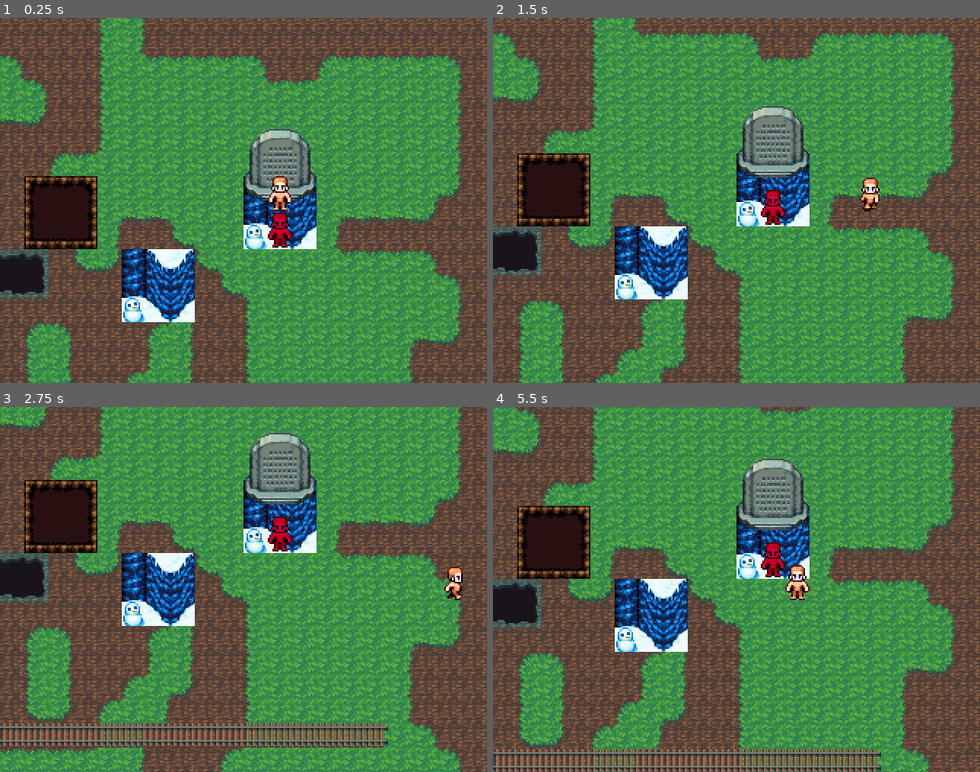
Above: before the commit, frames 1-4 (two rows, left to right).
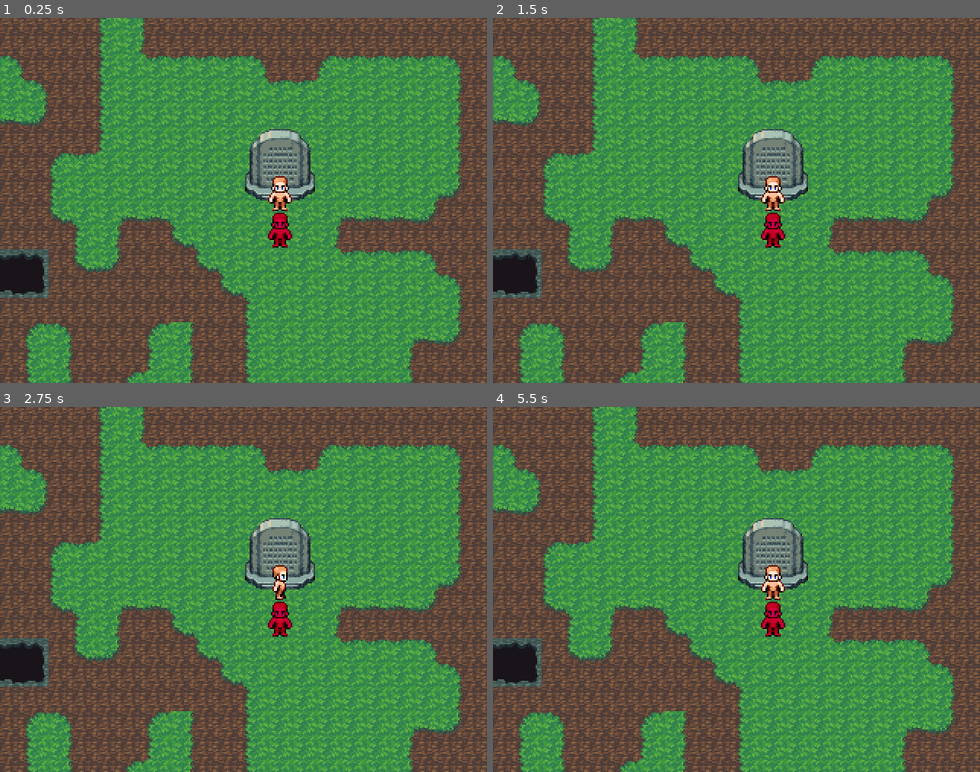
Above: after the commit, the same moments.

Repository: KhuramC/Tiger-Hacks-2025
Game: Godot game, scene res://Scenes/Maps/galaxy.tscn
Two runs of this game, one before a commit and one after it. Both use one fixed random seed, a clock stepped at 60 frames per second and the inputs below.
Inputs:
- Up to frame 1 (0.25 s): no input
- Up to frame 2 (1.5 s): tap Enter at 0.5 s; hold Right (ui_right) 0.53-1.28 s; tap Z (ui_accept) at 0.77 s; hold Down (ui_down) from 1.28 s (still down)
- Up to frame 3 (2.75 s): tap Z (ui_accept) at 1.52 s; release Down (ui_down) at 2.03 s; hold Right (ui_right) from 2.03 s (still down)
- Up to frame 4 (5.5 s): release Right (ui_right) at 2.78 s; hold Up (ui_up) 2.78-3.53 s; tap Z (ui_accept) at 3.02, 3.77, 4.52 s; hold Left (ui_left) 3.53-5.03 s; hold Down (ui_down) from 5.03 s (still down)

The runs differ from the first frame. In frame 1, 7.6% of the frame differs, in the area x 5-65%, y 43-84%; in frame 2, 50%; in frame 3, 66%, in the area x 0-100%, y 0-100%; in frame 4, 63%.
Error after the commit: Parse Error: Could not preload resource file "res://Scenes/Pawns/entrance.tscn". (res://Scripts/Grid/grid_manager.gd:8)

Commit message:
ensure one hq and one bar exist. Other are random.

Diff:
--- a/Scenes/Pawns/entrance.tscn
+++ b/Scenes/Pawns/entrance.tscn
@@ -9,4 +9,4 @@
 [node name="Sprite2D" type="Sprite2D" parent="."]
 texture = ExtResource("2_ktwmr")
 region_enabled = true
-region_rect = Rect2(143.84372, 143.61472, 48.1929, 47.807358)
+region_rect = Rect2(143, 143, 3*TILE_SIZE, 3*TILE_SIZE)
--- a/Scripts/Grid/grid_manager.gd
+++ b/Scripts/Grid/grid_manager.gd
@@ -1,35 +1,147 @@
 extends Node2D
 
-enum { EMPTY = -1, ACTOR, OBSTACLE, EVENT, ENTRANCE }
+enum {EMPTY = -1, ACTOR, OBSTACLE, EVENT, ENTRANCE}
 
 var actor_grid: TileMapLayer = ActorGrid.new(self)
 var event_grid: TileMapLayer = EventGrid.new(self)
 
 const ENTRANCE_SCENE: PackedScene = preload("res://Scenes/Pawns/entrance.tscn")
-const NUM_ENTRANCES: int = 5
+const NUM_ENTRANCES: int = 12
+const UNIQUE_LOCATIONS: Array = [Globals.LOCATION_TYPES.HEADQUARTERS, Globals.LOCATION_TYPES.SPACE_BAR]
+const REUSABLE_LOCATIONS: Array = [Globals.LOCATION_TYPES.GAS_GIANT, Globals.LOCATION_TYPES.HOT_PLANET, Globals.LOCATION_TYPES.SATURN_LIKE]
 
 func _ready() -> void:
 	_initialize_grids()
 	await actor_grid.ready
 	_generate_entrances()
 
-func _generate_entrances() -> void:
-	var used_rect: Rect2i = actor_grid.get_used_rect()
-	var possible_positions: Array[Vector2i] = []
+func _generate_location_types(num_entrances: int = NUM_ENTRANCES) -> Array:
+	var location_types = UNIQUE_LOCATIONS.duplicate()
+
+	# make rest of entrances a random reusable location
+	# assumes we have at least enough entrances for unique locations
+	for i in range(num_entrances - UNIQUE_LOCATIONS.size()):
+		location_types.append(REUSABLE_LOCATIONS[randi() % REUSABLE_LOCATIONS.size()])
+
+	return location_types
+
+func get_empty_cells(used_rect: Rect2i) -> Dictionary:
+	var empty_cells: Dictionary = {}
 	for x in range(used_rect.position.x, used_rect.end.x):
 		for y in range(used_rect.position.y, used_rect.end.y):
-			possible_positions.append(Vector2i(x, y))
-	possible_positions.shuffle()
+			var pos = Vector2i(x, y)
+			if actor_grid.get_cell_source_id(pos) == EMPTY:
+				empty_cells[pos] = true
+	return empty_cells
 
-	for i in range(min(NUM_ENTRANCES, possible_positions.size())):
-		var grid_pos: Vector2i = possible_positions[i]
-		var location_type: Globals.LOCATION_TYPES = Globals.LOCATION_TYPES.values()[randi() % Globals.LOCATION_TYPES.size()]
+func _get_possible_locations_in_quadrant(empty_cells: Dictionary, quadrants: Array[Rect2i]) -> Dictionary:
+	var possible_locations_by_quadrant: Dictionary = {0: [], 1: [], 2: [], 3: []}
+	for i in range(quadrants.size()):
+		var quadrant: Rect2i = quadrants[i]
+		if quadrant.size.x < 3 or quadrant.size.y < 3:
+			# print("Quadrant %d is too small, skipping." % i)
+			continue
 
+		print("Finding locations for Quadrant %d: %s" % [i, quadrant])
+		# Iterate through possible center positions of a 3x3 square
+		for x in range(quadrant.position.x + 1, quadrant.end.x - 1):
+			for y in range(quadrant.position.y + 1, quadrant.end.y - 1):
+				var potential_pos: Vector2i = Vector2i(x, y)
+				var is_valid_area: bool = true
+				var invalid_cell: Vector2i
+				# Check 3x3 area around potential_pos
+				for dx in range(-1, 2):
+					for dy in range(-1, 2):
+						var cell: Vector2i = potential_pos + Vector2i(dx, dy)
+						var is_empty = empty_cells.has(cell)
+						#print("    - Checking cell %s for potential_pos %s. Is empty: %s" % [cell, potential_pos, is_empty])
+						if not is_empty:
+							is_valid_area = false
+							invalid_cell = cell
+							break
+					if not is_valid_area:
+						break
+
+				if is_valid_area:
+					possible_locations_by_quadrant[i].append(potential_pos)
+				#else:
+					#print("  - Potential pos %s is invalid. Conflict at %s" % [potential_pos, invalid_cell])
+
+		# print("Found %d possible locations in Quadrant %d" % [possible_locations_by_quadrant[i].size(), i])
+	return possible_locations_by_quadrant
+
+func place_entrances(possible_locations_by_quadrant: Dictionary, num_entrances: int = NUM_ENTRANCES) -> void:
+	var entrances_placed: int = 0
+	var location_types = _generate_location_types(num_entrances)
+	for i in range(num_entrances):
+		var quadrant_index: int = i % 4
+
+		# If the preferred quadrant is out of spots, find another one
+		if possible_locations_by_quadrant[quadrant_index].is_empty():
+			var found_alternative: bool = false
+			for j in range(len(possible_locations_by_quadrant)):
+				if not possible_locations_by_quadrant[j].is_empty():
+					quadrant_index = j
+					found_alternative = true
+					break
+			if not found_alternative:
+				print("No more locations available in any quadrant. Stopping.")
+				break # No more locations available in any quadrant
+
+		var locations_in_quadrant: Array = possible_locations_by_quadrant[quadrant_index]
+		var random_index: int = randi() % locations_in_quadrant.size()
+		var grid_pos: Vector2i = locations_in_quadrant[random_index]
+
+		# Instantiate and place the entrance
 		var entrance: Node2D = ENTRANCE_SCENE.instantiate()
-		entrance.location_type = location_type
+		entrance.location_type = location_types[i]
 		entrance.position = actor_grid.map_to_local(grid_pos)
 		entrance.z_index = -1
 		add_child(entrance)
+		entrances_placed += 1
+		print("Placed entrance %d at %s in quadrant %d" % [entrances_placed, grid_pos, quadrant_index])
+
+
+		# Remove the chosen location and any now-invalid (overlapping) locations from all quadrants
+		var occupied_center: Vector2i = grid_pos
+		for q_idx in range(4):
+			var locations: Array = possible_locations_by_quadrant[q_idx]
+			var new_locations: Array = []
+			for loc in locations:
+				# Check if the 3x3 area of 'loc' would overlap with the 3x3 area of 'occupied_center'
+				if abs(loc.x - occupied_center.x) > 2 or abs(loc.y - occupied_center.y) > 2:
+					new_locations.append(loc)
+			possible_locations_by_quadrant[q_idx] = new_locations
+
+	if entrances_placed < num_entrances:
+		print("Could not place all entrances. Placed: %d/%d" % [entrances_placed, num_entrances])
+
+func _generate_entrances(num_entrances: int = NUM_ENTRANCES) -> void:
+	var lower_layer: TileMapLayer = get_node("../Lower")
+	var upper_layer: TileMapLayer = get_node("../Upper")
+	var lower_rect: Rect2i = lower_layer.get_used_rect()
+	var upper_rect: Rect2i = upper_layer.get_used_rect()
+	var used_rect: Rect2i = lower_rect.merge(upper_rect)
+
+	# 1. Get all empty cells
+	var empty_cells: Dictionary = get_empty_cells(used_rect)
+	#print("Found %d empty cells" % empty_cells.size())
+
+	# 2. Define quadrants
+	var center: Vector2i = used_rect.position + used_rect.size / 2
+	var quadrants: Array[Rect2i] = [
+		Rect2i(used_rect.position, center - used_rect.position),
+		Rect2i(Vector2i(center.x, used_rect.position.y), Vector2i(used_rect.end.x - center.x, center.y - used_rect.position.y)),
+		Rect2i(Vector2i(used_rect.position.x, center.y), Vector2i(center.x - used_rect.position.x, used_rect.end.y - center.y)),
+		Rect2i(center, used_rect.end - center)
+	]
+
+	# 3. Find all possible locations for a 3x3 entrance in each quadrant
+	var possible_locations_by_quadrant: Dictionary = _get_possible_locations_in_quadrant(empty_cells, quadrants)
+
+	# 4. Place entrances from the list of possible locations
+	place_entrances(possible_locations_by_quadrant, num_entrances)
+
 
 func _initialize_grids() -> void:
 	get_parent().add_child.call_deferred(actor_grid)
--- a/Scripts/Pawns/Types/entrance.gd
+++ b/Scripts/Pawns/Types/entrance.gd
@@ -1,9 +1,11 @@
 class_name Entrance
 extends Pawn
+
 
 # Scene to load when this entrance is triggered
 @export var target_map_scene: PackedScene
 @export var location_type: Globals.LOCATION_TYPES = Globals.LOCATION_TYPES.HEADQUARTERS
+const TILE_SIZE: int = Globals.TILE_SIZE
 
 func _ready() -> void:
 	# Entrances are its own type
@@ -14,15 +16,16 @@
 	# match sprite based on location type
 	match location_type:
 		Globals.LOCATION_TYPES.HEADQUARTERS:
-			sprite.region_rect = Rect2(144, 144, 48, 48)
-		Globals.LOCATION_TYPES.SPACE_STATION:
-			sprite.region_rect = Rect2(192, 144, 48, 48)
+			sprite.region_rect = Rect2(144, 144, 3 * TILE_SIZE, 3 * TILE_SIZE)
 		Globals.LOCATION_TYPES.SPACE_BAR:
-			sprite.region_rect = Rect2(240, 144, 48, 48)
+			sprite.region_rect = Rect2(240, 144, 3 * TILE_SIZE, 3 * TILE_SIZE)
 		Globals.LOCATION_TYPES.GAS_GIANT:
-			sprite.region_rect = Rect2(144, 192, 48, 48)
-		Globals.LOCATION_TYPES.MOON:
-			sprite.region_rect = Rect2(192, 192, 48, 48)
+			sprite.region_rect = Rect2(144, 192, 3 * TILE_SIZE, 3 * TILE_SIZE)
+		Globals.LOCATION_TYPES.HOT_PLANET:
+			sprite.region_rect = Rect2(192, 192, 3 * TILE_SIZE, 3 * TILE_SIZE)
+		Globals.LOCATION_TYPES.SATURN_LIKE:
+			sprite.region_rect = Rect2(192, 192, 3 * TILE_SIZE, 3 * TILE_SIZE)
+
 
 # Called when an actor interacts with this entrance
 func trigger_event(direction: Vector2i) -> void:
--- a/Scripts/globals.gd
+++ b/Scripts/globals.gd
@@ -1,9 +1,11 @@
 class_name Globals
+
+const TILE_SIZE = 16
 
 enum LOCATION_TYPES {
 	HEADQUARTERS,
-	SPACE_STATION,
 	SPACE_BAR,
 	GAS_GIANT,
-	MOON,
+	HOT_PLANET,
+	SATURN_LIKE
 }
